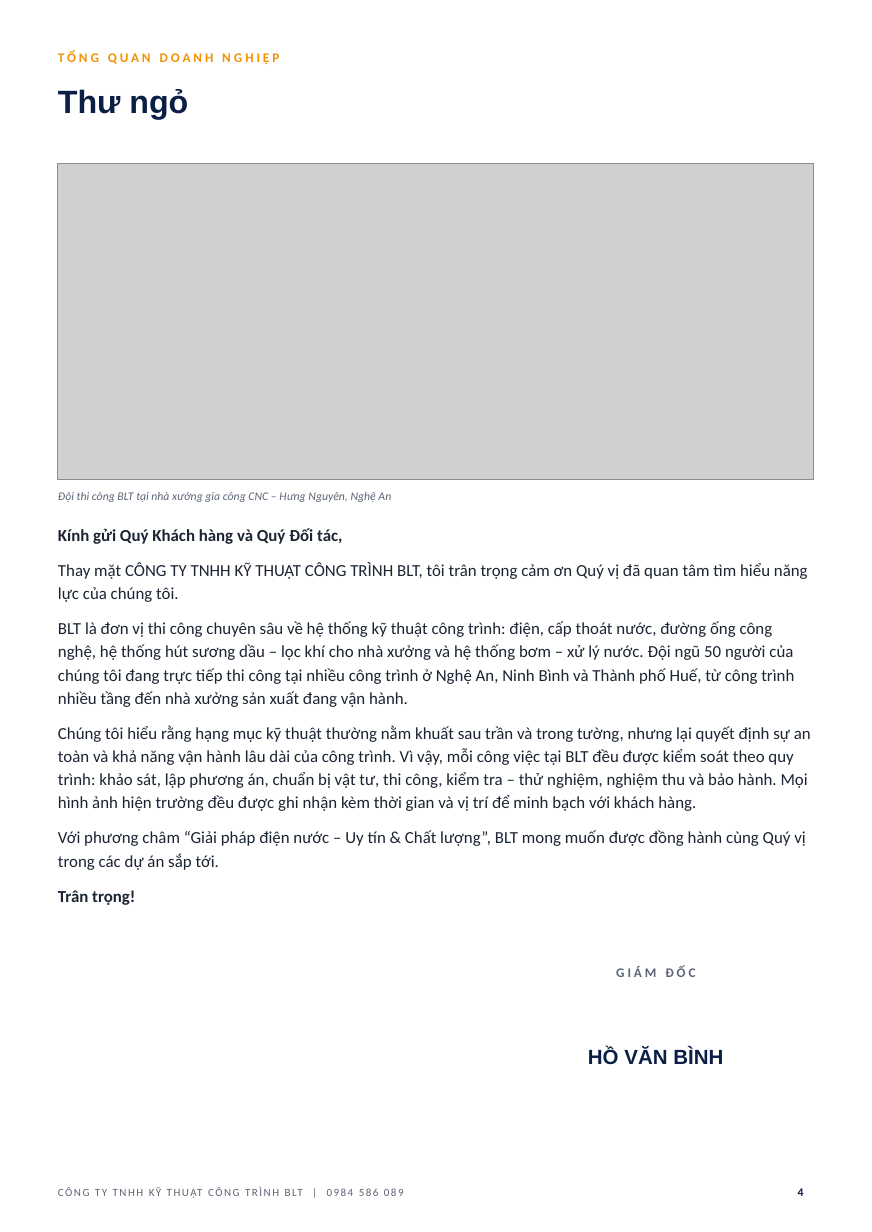
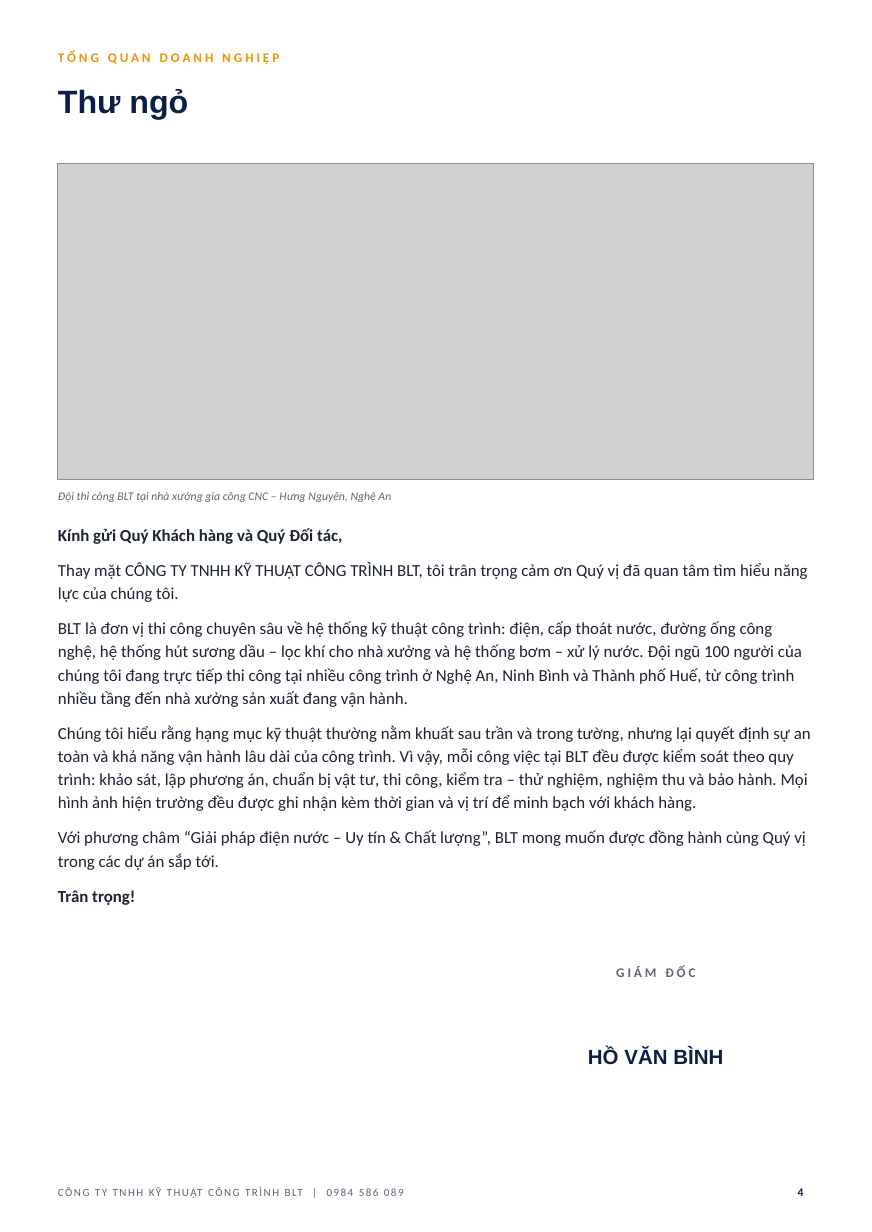
Before and after one commit to haquyenkl2-sys/C-NG-TY-CP-TH-NG-M-I-T-NG-H-P-MINH-PH-T, a slide deck: slide 4 of ho-so-nang-luc-BLT/HO_SO_NANG_LUC_BLT.pptx. Drawn at 872x1232 pixels with LibreOffice and Linux fonts; fonts in the diff are those of the drawing; grey boxes stand for pictures; background and template pictures are left out. Boxes give left, top, right and bottom in pixels: in the first picture for what was removed or moved away, otherwise in the second. Text is boxed around its words. In the diff, an @@ line names an element or a change of style, - is before the commit and + after.

```diff
--- a/ho-so-nang-luc-BLT/HO_SO_NANG_LUC_BLT.pptx
+++ b/ho-so-nang-luc-BLT/HO_SO_NANG_LUC_BLT.pptx
@@ text at (x1=58, y1=621, x2=802, y2=707): text changed @@
-BLT là đơn vị thi công chuyên sâu về hệ thống kỹ thuật công trình: điện, cấp thoát nước, đường ống công nghệ, hệ thống hút sương dầu – lọc khí cho nhà xưởng và hệ thống bơm – xử lý nước. Đội ngũ 50 người của chúng tôi đang trực tiếp thi công tại nhiều công trình ở Nghệ An, Ninh Bình và Thành phố Huế, từ công trình nhiều tầng đến nhà xưởng sản xuất đang vận hành.
+BLT là đơn vị thi công chuyên sâu về hệ thống kỹ thuật công trình: điện, cấp thoát nước, đường ống công nghệ, hệ thống hút sương dầu – lọc khí cho nhà xưởng và hệ thống bơm – xử lý nước. Đội ngũ 100 người của chúng tôi đang trực tiếp thi công tại nhiều công trình ở Nghệ An, Ninh Bình và Thành phố Huế, từ công trình nhiều tầng đến nhà xưởng sản xuất đang vận hành.
```
Also in this commit, not shown: 3 other slides changed, 4 other files.
